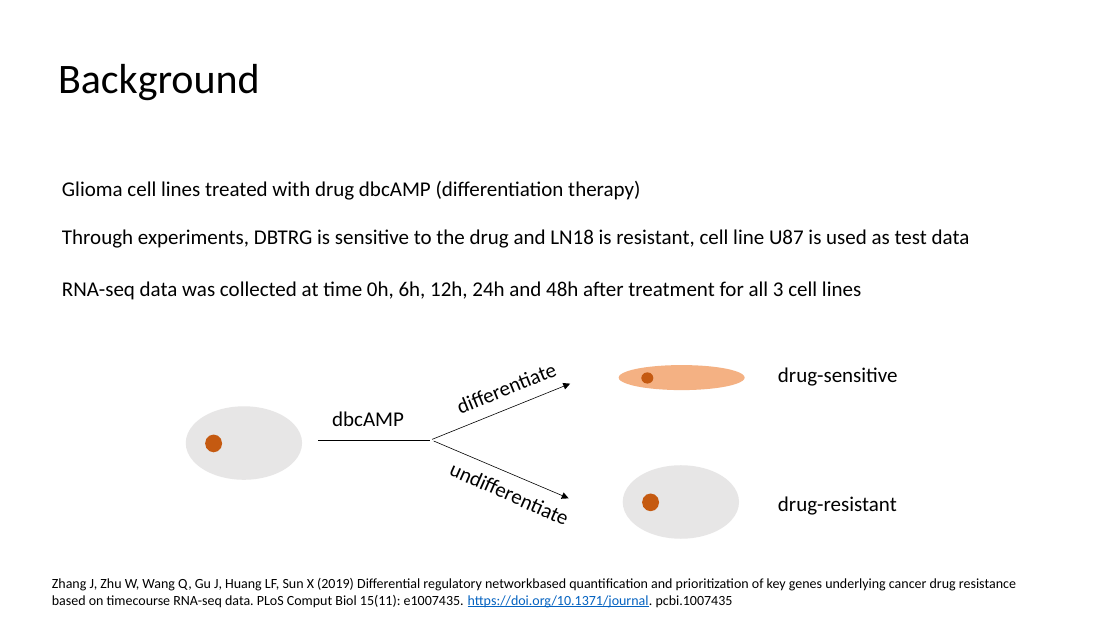
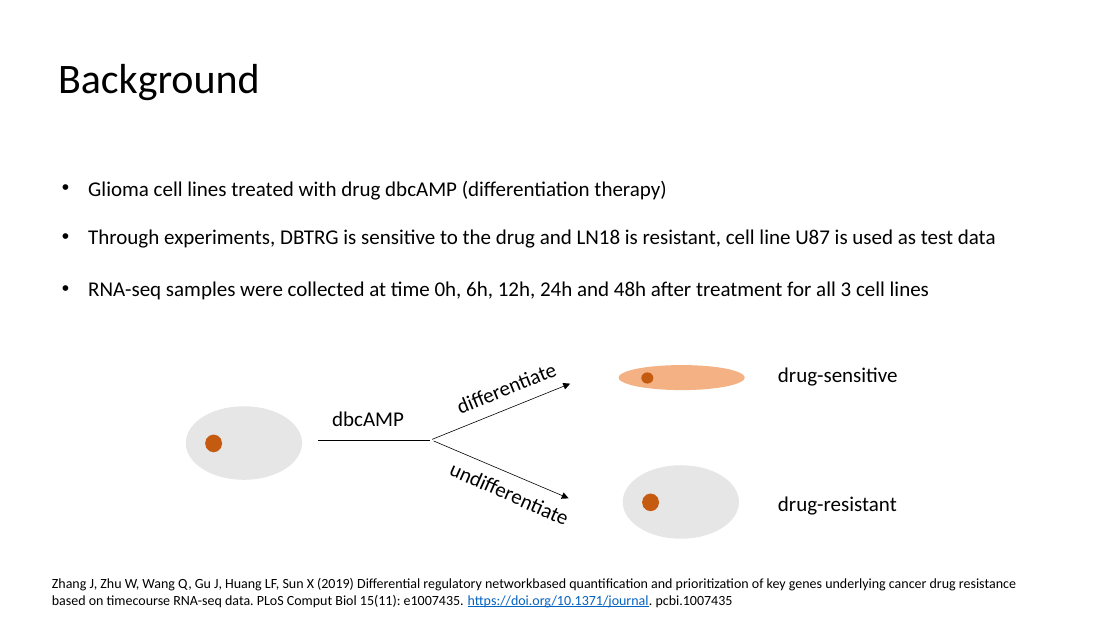
Before and after one commit to georgedashen/ANGSD_final, a slide deck: slide 3 of ANGSD_final.pptx. Drawn at 1120x630 pixels with LibreOffice and Linux fonts; fonts in the diff are those of the drawing. Boxes give left, top, right and bottom in pixels: in the first picture for what was removed or moved away, otherwise in the second. Text is boxed around its words. In the diff, an @@ line names an element or a change of style, - is before the commit and + after.

```diff
--- a/ANGSD_final.pptx
+++ b/ANGSD_final.pptx
@@ text "Glioma cell lines treated with ..." at [88,181,666,200]: bullet none to • @@
@@ text "Through experiments, DBTRG is sensitive ..." at [88,229,996,248]: bullet none to • @@
@@ text at [88,281,929,300]: text changed @@
-RNA-seq data was collected at time 0h, 6h, 12h, 24h and 48h after treatment for all 3 cell lines
+• RNA-seq samples were collected at time 0h, 6h, 12h, 24h and 48h after treatment for all 3 cell lines
```
Also in this commit, not shown: 8 other slides changed, 4 slides added, 1 other file.
